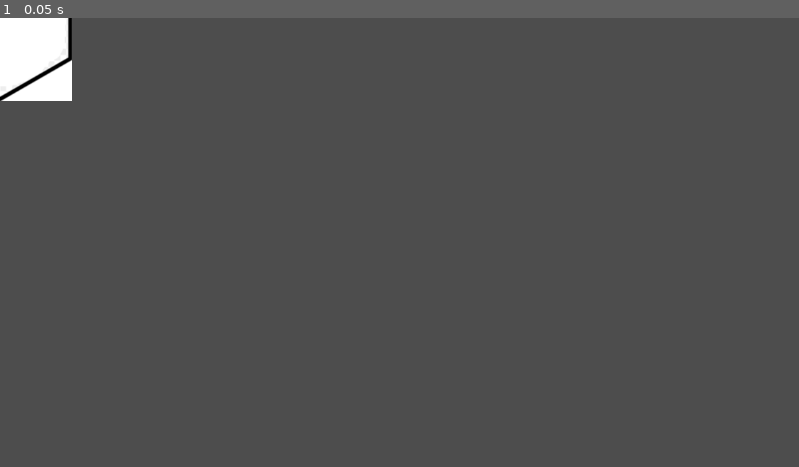
Above: before the commit, frame 1.
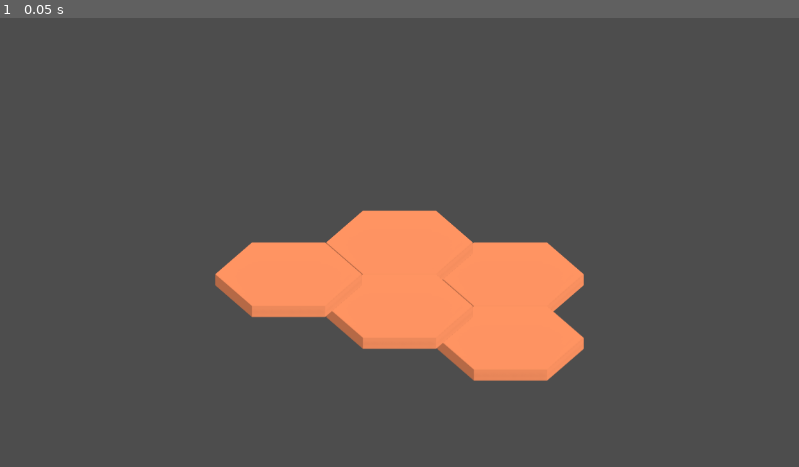
Above: after the commit, the same moment.

Repository: JayAiJoe/SlimeScaper
Game: Godot game, scene res://Scenes/map2d.tscn
Same seed, same stepped clock (60 frames per second), same inputs: the game is played once before the commit and once after it. Before the commit the project has no main scene; this scene is started directly in both runs.
Inputs:
- Up to frame 1 (0.05 s): no input

The runs differ from the first frame. In frame 1, 13% of the frame differs, in the area x 0-74%, y 0-81%.
Error before the commit: Parse Error: Not all code paths return a value. (res://Scenes/Map2d.gd:8)

Commit message:
hexgrid construction

Diff:
--- /dev/null
+++ b/Autoloads/Events.gd
@@ -0,0 +1,11 @@
+extends Node
+
+
+# Called when the node enters the scene tree for the first time.
+func _ready():
+	pass # Replace with function body.
+
+
+# Called every frame. 'delta' is the elapsed time since the previous frame.
+func _process(delta):
+	pass
--- /dev/null
+++ b/Autoloads/Utils.gd
@@ -0,0 +1,16 @@
+extends Node
+
+var SCREEN_RECT
+var SCREEN_WIDTH
+var SCREEN_HEIGHT
+var SCREEN_CENTER
+
+func set_screen_rect(rect):
+	SCREEN_RECT = rect
+	#SCREEN_WIDTH = SCREEN_RECT.x
+	#SCREEN_HEIGHT = SCREEN_RECT.y
+	SCREEN_CENTER = SCREEN_RECT.get_center()
+
+func coordinates_to_global(coordinates:Vector2, scale = Vector2(320/2,107/2)) -> Vector2:
+	return Vector2( SCREEN_CENTER.x + (3/2 * coordinates.x                                 ) * scale.x,
+					SCREEN_CENTER.y + (sqrt(3)/2 * coordinates.x + sqrt(3) * coordinates.y ) * scale.y)
--- a/Scenes/Map2d.gd
+++ b/Scenes/Map2d.gd
@@ -1,9 +1,27 @@
 extends Node2D
+
+
+const TILE = preload("res://Scenes/tile_2d.tscn")
 
 var grid = {}
 
 func _ready():
-	pass # Replace with function body.
+	Utils.set_screen_rect(get_viewport_rect())
+	add_new_tile(Vector2(1,1), "walow")
 
-func create_new_tile(coordinates : Vector2) -> Tile2d:
-	pass
+	add_new_tile(Vector2(1,0), "walow")
+	add_new_tile(Vector2(0,1), "walow")
+	add_new_tile(Vector2(0,0), "walow")
+	add_new_tile(Vector2(-1,1), "walow")
+
+func add_new_tile(coordinates : Vector2, state : String) -> void:
+	if coordinates in grid:
+		return
+	var new_tile = TILE.instantiate()
+	new_tile.init(coordinates, state)
+	print(coordinates)
+	print(Utils.coordinates_to_global(coordinates))
+	new_tile.set_position(Utils.coordinates_to_global(coordinates))
+	grid[coordinates] = new_tile
+	add_child(new_tile)
+	#fix scaling
--- a/Scenes/map2d.tscn
+++ b/Scenes/map2d.tscn
@@ -1,10 +1,6 @@
-[gd_scene load_steps=3 format=3 uid="uid://dvuodt3krqvsx"]
+[gd_scene load_steps=2 format=3 uid="uid://dvuodt3krqvsx"]
 
 [ext_resource type="Script" path="res://Scenes/Map2d.gd" id="1_6nlu3"]
-[ext_resource type="Texture2D" uid="uid://c17hpad18w02q" path="res://Assets/hexagon.png" id="2_oiovw"]
 
 [node name="Map" type="Node2D"]
 script = ExtResource("1_6nlu3")
-
-[node name="Hex" type="Sprite2D" parent="."]
-texture = ExtResource("2_oiovw")
--- a/Scenes/tile_2d.gd
+++ b/Scenes/tile_2d.gd
@@ -1,11 +1,14 @@
 extends Sprite2D
 class_name Tile2d
 
-# Called when the node enters the scene tree for the first time.
+
+var coordinates  = Vector2(0,0)
+var state = "dirt"
+
 func _ready():
 	pass # Replace with function body.
 
-
-# Called every frame. 'delta' is the elapsed time since the previous frame.
-func _process(delta):
-	pass
+func init(_coordinates = Vector2(0,0), _state = "undefined"):
+	coordinates = _coordinates
+	set_z_index(coordinates.y)
+	state = _state
--- a/Scenes/tile_2d.tscn
+++ b/Scenes/tile_2d.tscn
@@ -1,6 +1,10 @@
-[gd_scene load_steps=2 format=3 uid="uid://bsm07fu0icwjc"]
+[gd_scene load_steps=3 format=3 uid="uid://bsm07fu0icwjc"]
 
 [ext_resource type="Script" path="res://Scenes/tile_2d.gd" id="1_40qjr"]
+[ext_resource type="Texture2D" uid="uid://bp0aklr57hnd6" path="res://Assets/sample_tiles/dirt_E.png" id="1_dqskk"]
 
 [node name="Tile2d" type="Sprite2D"]
+texture = ExtResource("1_dqskk")
+offset = Vector2(0, -103)
+region_rect = Rect2(149.74, 313.3, 212.081, 107.766)
 script = ExtResource("1_40qjr")
--- a/project.godot
+++ b/project.godot
@@ -11,5 +11,11 @@
 [application]
 
 config/name="Slime Scaper"
+run/main_scene="res://Scenes/map2d.tscn"
 config/features=PackedStringArray("4.0", "Forward Plus")
 config/icon="res://icon.svg"
+
+[autoload]
+
+Utils="*res://Autoloads/Utils.gd"
+Events="*res://Autoloads/Events.gd"
Not shown, changed: assets/sample_tiles/building_cabin_E.png.import
Not shown, changed: assets/sample_tiles/building_castle_E.png.import
Not shown, changed: assets/sample_tiles/building_farm_E.png.import
Not shown, changed: assets/sample_tiles/building_smelter_E.png.import
Not shown, changed: assets/sample_tiles/building_tower_SE.png.import
Not shown, changed: assets/sample_tiles/dirt_E.png.import
Not shown, changed: assets/sample_tiles/dirt_lumber_E.png.import
Not shown, changed: assets/sample_tiles/grass_E.png.import
Not shown, changed: assets/sample_tiles/grass_hill_E.png.import
Not shown, changed: assets/sample_tiles/stone_hill_E.png.import
Not shown, changed: assets/sample_tiles/water_rocks_E.png.import
